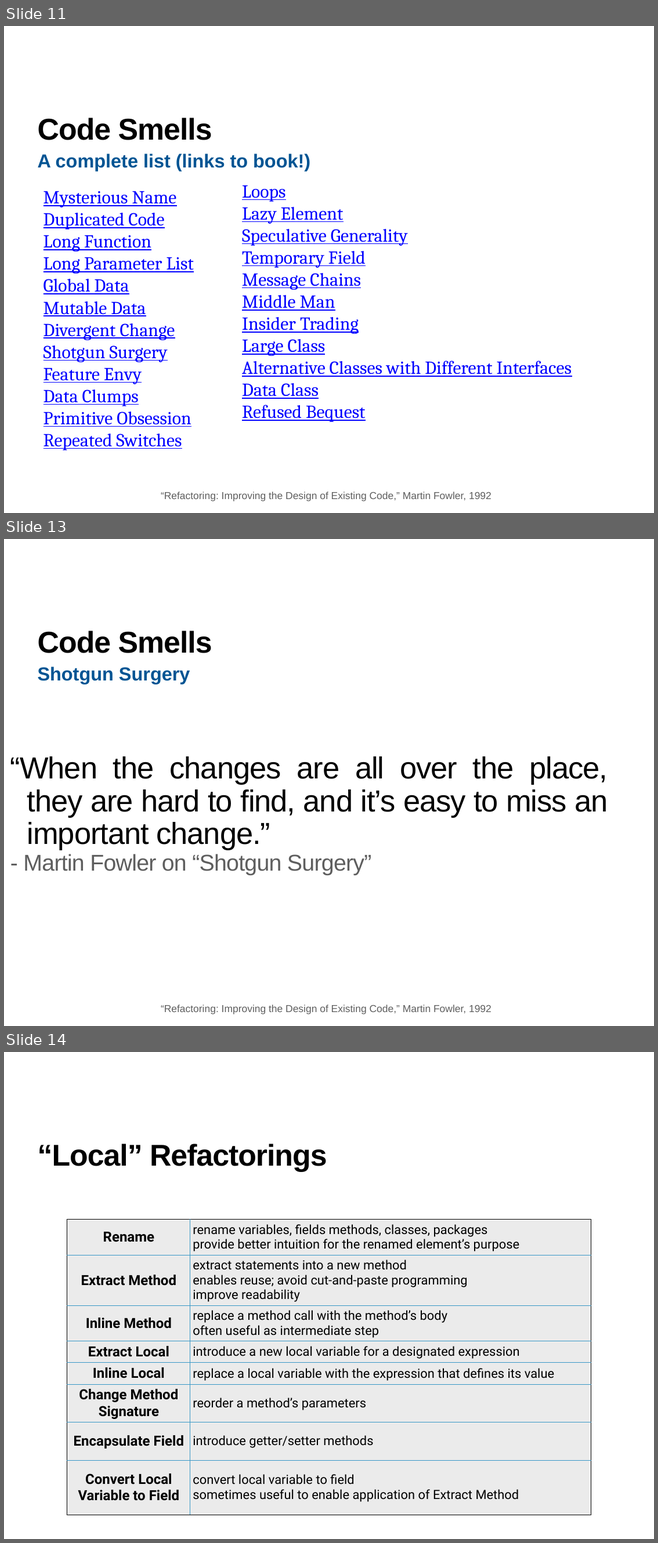
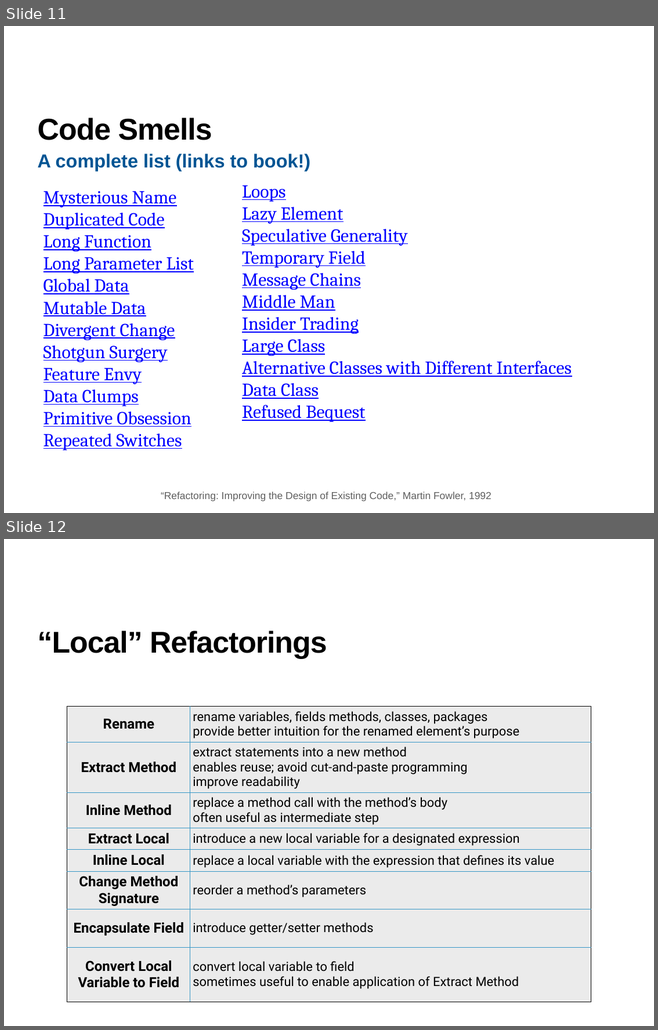
Before and after one commit to neu-se/CS4530-Spring-2022, a slide deck: Slides/Lesson 11 Refactoring, Code Smells and Technical Debt.pptx. Shown one above the other, each under a label of ours: slides 11, 13 and 14 before the commit, slides 11 and 12 after it; the slides between them are not shown. The pictures are 658x1543 and 658x1030 pixels, drawn with LibreOffice and Linux fonts; fonts in the diff are those of the drawing. Boxes give left, top, right and bottom in pixels: in the first picture for what was removed or moved away, otherwise in the second. Text is boxed around its words. In the diff, an @@ line names an element or a change of style, - is before the commit and + after.

Commit message:
removed two slides for code smells.

```diff
--- a/Slides/Lesson 11 Refactoring, Code Smells and Technical Debt.pptx
+++ b/Slides/Lesson 11 Refactoring, Code Smells and Technical Debt.pptx
@@ slide 13 removed at [4, 539, 654, 1026], background #FFFFFF @@
@@ title removed at [38, 631, 212, 653] @@
-Code Smells
@@ text removed at [38, 667, 190, 684] @@
-Shotgun Surgery
@@ text removed at [10, 756, 608, 875] @@
-“When the changes are all over the place, they are hard to find, and it’s easy to miss an important change.”
-- Martin Fowler on “Shotgun Surgery”
@@ text removed at [161, 1005, 491, 1015] @@
-“Refactoring: Improving the Design of Existing Code,” Martin Fowler, 1992
@@ what was slide 14 is now slide 12 @@
```
Also in this commit, not shown: 1 other slide removed, 1 other file.
